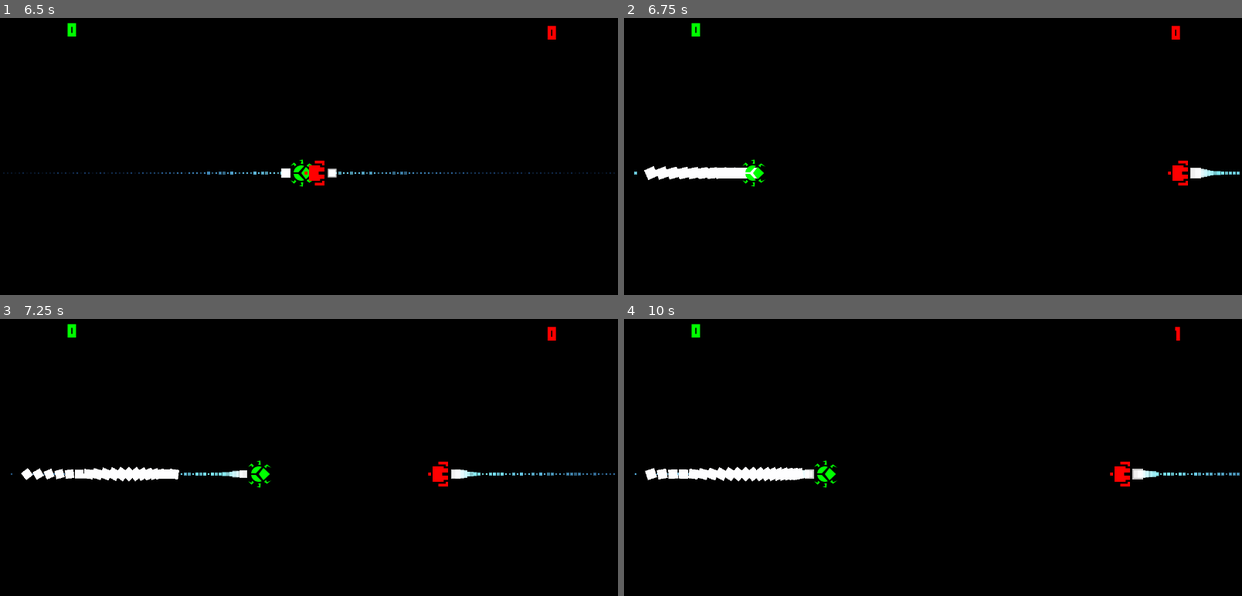
Above: before the commit, frames 1-4 (two rows, left to right).
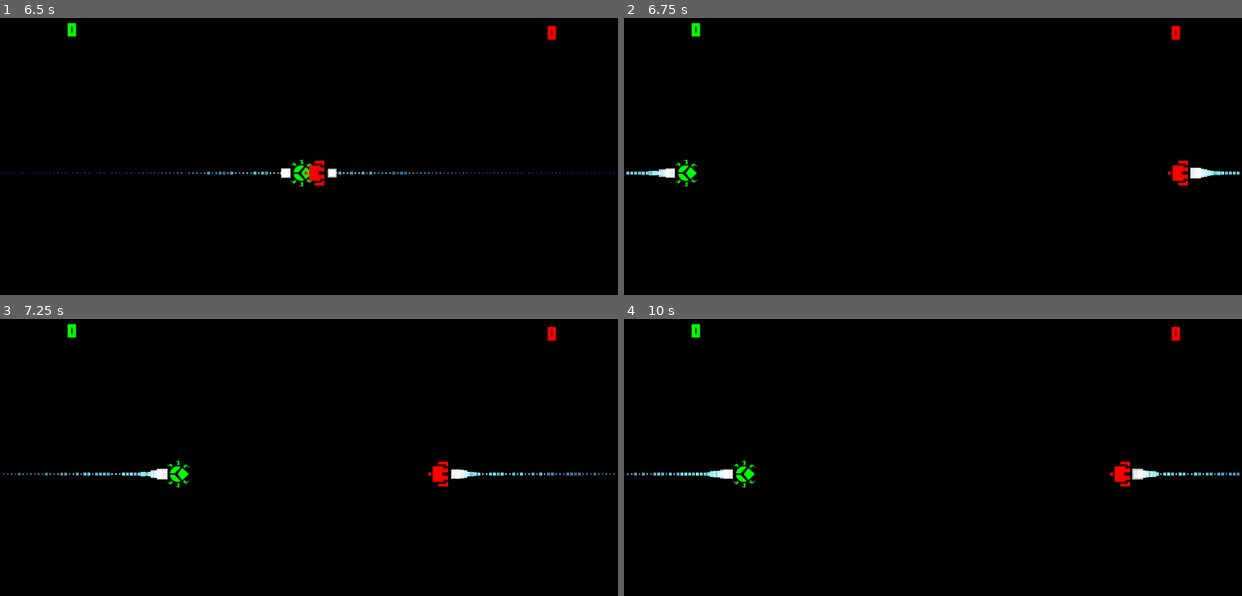
Above: after the commit, the same moments.

Repository: notapixelstudio/starship-olympics
Game: Godot game, scene res://screens/game_screen/Game.tscn
Same seed, same stepped clock (60 frames per second), same inputs: the game is played once before the commit and once after it.
Inputs (mouse positions are in pixels of both pictures, inside the frame that each line leads up to):
- Up to frame 1 (6.5 s): tap Enter at 0.5 s; move the mouse to (444, 156) at 0.52 s; hold Right (ui_right) 0.53-1.25 s; hold Backspace (continue) 0.53-1.25 s; click (444, 156) at 0.67 s; drag from (185, 189) to (278, 242) at 1.27 s; move the mouse to (370, 95) at 2.02 s; hold Right (ui_right) 2.03-2.75 s; hold Backspace (continue) 2.03-2.75 s; drag from (278, 242) to (123, 120) at 2.77 s; move the mouse to (494, 225) at 3.52 s; hold Left (ui_left) 3.53-4.25 s; hold Backspace (continue) 3.53-4.25 s; drag from (123, 120) to (216, 87) at 4.27 s; move the mouse to (339, 173) at 5.02 s; hold Down (ui_down) 5.03-5.75 s; hold Backspace (continue) 5.03-5.75 s; click (339, 173) at 5.17 s; drag from (216, 87) to (185, 189) at 5.77 s
- Up to frame 2 (6.75 s): move the mouse to (1068, 156) at 6.52 s; hold Up (ui_up) from 6.53 s (still down); hold Backspace (continue) from 6.53 s (still down)
- Up to frame 3 (7.25 s): keep holding Up (ui_up); keep holding Backspace (continue)
- Up to frame 4 (10 s): release Up (ui_up) at 7.25 s; release Backspace (continue) at 7.25 s; drag from (809, 490) to (902, 543) at 7.27 s; move the mouse to (994, 396) at 8.02 s; hold Down (ui_down) 8.03-8.75 s; hold Backspace (continue) 8.03-8.75 s; drag from (902, 543) to (747, 421) at 8.77 s; move the mouse to (1118, 526) at 9.52 s; hold Up (ui_up) from 9.53 s (still down); hold Backspace (continue) from 9.53 s (still down); click (1118, 526) at 9.67 s

Frame 1 is identical in both runs. In frame 2, 0.9% of the frame differs, in the area x 0-23%, y 50-62%; in frame 3, 1.3%; in frame 4, 1.3%, in the area x 0-90%, y 2-62%.

Commit message:
Dash removed

Diff:
--- a/actors/Ship.gd
+++ b/actors/Ship.gd
@@ -42,10 +42,10 @@
 		steer(ROTATION_SPEED)
 
 	# dash
-	if Input.is_action_just_pressed(player+'_dash') and dash_cooldown <= 0:
-		speed_multiplier = 3
-		$TrailParticles.emitting = true
-		dash_cooldown = 1
+	#if Input.is_action_just_pressed(player+'_dash') and dash_cooldown <= 0:
+	#	speed_multiplier = 3
+	#	$TrailParticles.emitting = true
+	#	dash_cooldown = 1
 
 	# fire
 	if Input.is_action_just_pressed(player+'_fire') and fire_cooldown <= 0 and dash_cooldown <= 0:
